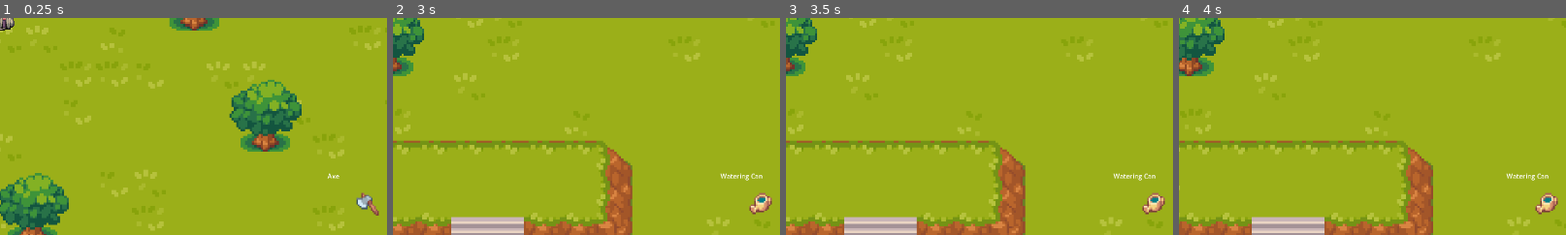
Above: before the commit, frames 1-4 (left to right).
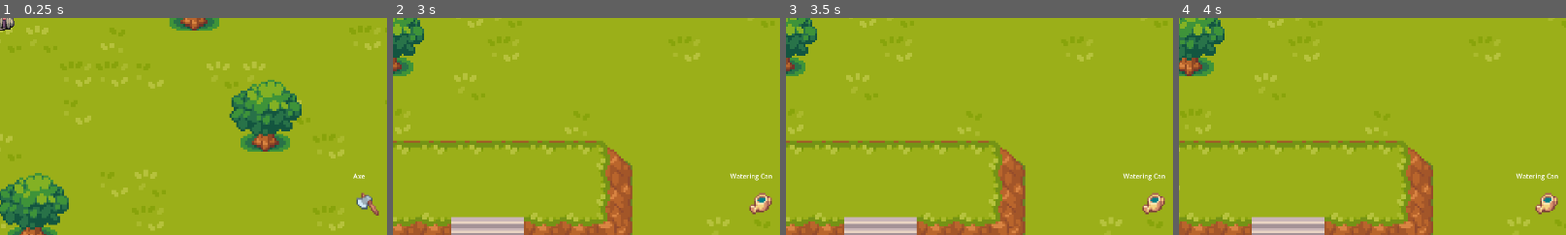
Above: after the commit, the same moments.

Repository: TheKangGaming/bloomblight
Game: Godot game, scene res://scenes/level/game.tscn
Same seed, same stepped clock (60 frames per second), same inputs: the game is played once before the commit and once after it.
Inputs:
- Up to frame 1 (0.25 s): no input
- Up to frame 2 (3 s): tap Enter at 0.5 s; hold D (right) 0.53-1.28 s; tap Space (action) at 0.6, 2.1 s; hold S (down) 1.28-2.03 s; tap F (plant) at 1.35, 2.85 s; hold D (right) 2.03-2.78 s; hold E (tool_forward) from 2.78 s (still down)
- Up to frame 3 (3.5 s): keep holding E (tool_forward)
- Up to frame 4 (4 s): release E (tool_forward) at 3.53 s; hold A (left) from 3.53 s (still down); tap Space (action) at 3.6 s
The pictures show only the part of the screen within x 49-99%, y 50-100%; the shares and areas given below are measured in that part.

The runs differ from the first frame. In frame 1, 0.1% of the frame differs, in the area x 84-95%, y 71-75%; in frame 2, 0.2%, in the area x 84-98%, y 71-75%; in frame 3, 0.2%; in frame 4, 0.2%.

Commit message:
Trying to fix

Diff:
--- a/scenes/level/game.tscn
+++ b/scenes/level/game.tscn
@@ -940,6 +940,7 @@
 visible = false
 
 [node name="Music" type="AudioStreamPlayer" parent="." unique_id=1189758055]
+process_mode = 3
 stream = ExtResource("9_ig4jx")
 volume_db = -15.737
 autoplay = true
--- a/scenes/ui/main_menu.tscn
+++ b/scenes/ui/main_menu.tscn
@@ -5,7 +5,7 @@
 [sub_resource type="StyleBoxFlat" id="StyleBoxFlat_sl1te"]
 bg_color = Color(0, 0.003921569, 0, 0.78431374)
 
-[node name="MainMenu" type="Control" unique_id=235357107]
+[node name="MainMenu" type="Control" unique_id=1252988493]
 layout_mode = 3
 anchors_preset = 15
 anchor_right = 1.0
@@ -15,10 +15,9 @@
 script = ExtResource("1_sl1te")
 
 [node name="Background" type="Panel" parent="." unique_id=1378720369]
-layout_mode = 1
-anchors_preset = 15
-anchor_right = 1.0
-anchor_bottom = 1.0
+layout_mode = 0
+offset_right = 1920.0
+offset_bottom = 1080.0
 grow_horizontal = 2
 grow_vertical = 2
 theme_override_styles/panel = SubResource("StyleBoxFlat_sl1te")
@@ -80,12 +79,12 @@
 offset_bottom = 23.0
 text = "Villagers Coming Soon"
 
-[node name="Control" type="Control" parent="Background/TabContainer" unique_id=704047247]
+[node name="Settings" type="Control" parent="Background/TabContainer" unique_id=704047247]
 visible = false
 layout_mode = 2
 metadata/_tab_index = 3
 
-[node name="Label" type="Label" parent="Background/TabContainer/Control" unique_id=1400984968]
+[node name="Label" type="Label" parent="Background/TabContainer/Settings" unique_id=1400984968]
 layout_mode = 0
 offset_right = 40.0
 offset_bottom = 23.0
--- a/scenes/ui/overlay.tscn
+++ b/scenes/ui/overlay.tscn
@@ -66,3 +66,4 @@
 offset_bottom = 23.0
 grow_horizontal = 0
 theme_override_font_sizes/font_size = 4
+horizontal_alignment = 1
